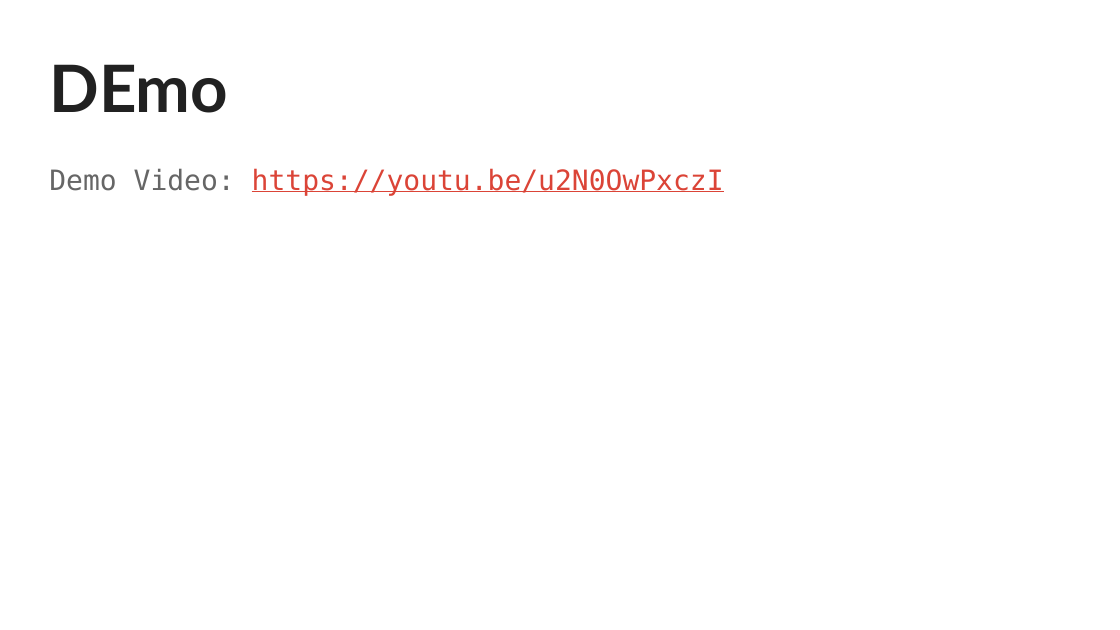
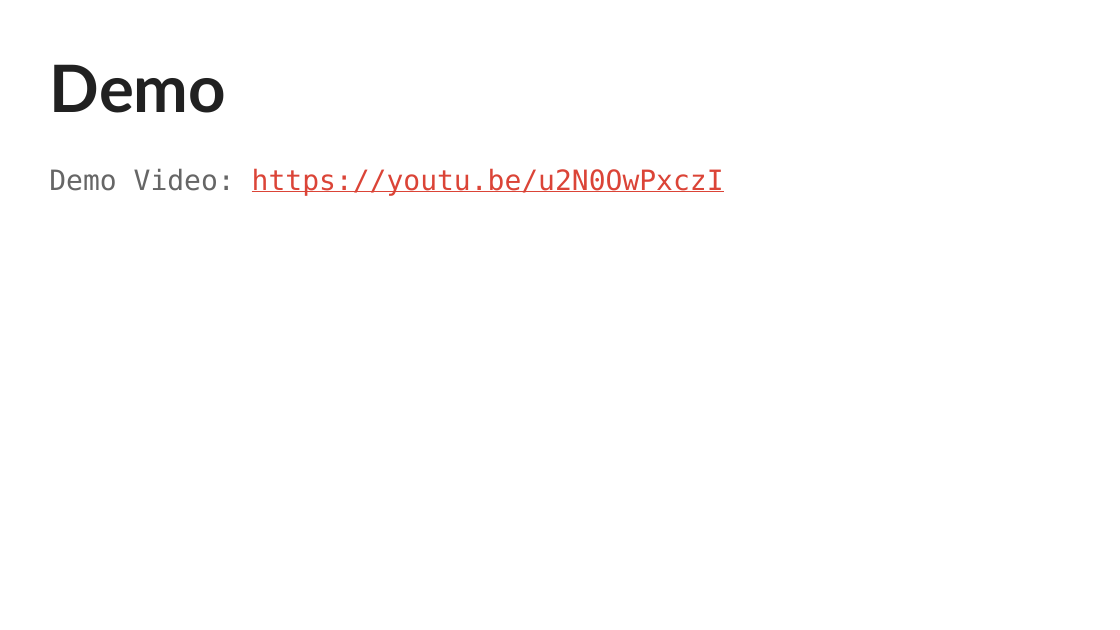
Before and after one commit to aljyu/CMPS-112, a slide deck: slide 8 of CS112.Presentation.pptx. Drawn at 1120x630 pixels with LibreOffice and Linux fonts; fonts in the diff are those of the drawing. Boxes give left, top, right and bottom in pixels: in the first picture for what was removed or moved away, otherwise in the second. Text is boxed around its words. In the diff, an @@ line names an element or a change of style, - is before the commit and + after.

```diff
--- a/CS112.Presentation.pptx
+++ b/CS112.Presentation.pptx
@@ title at (49,64,226,113): text changed @@
-DEmo
+Demo
```
Also in this commit, not shown: 3 other slides changed.
